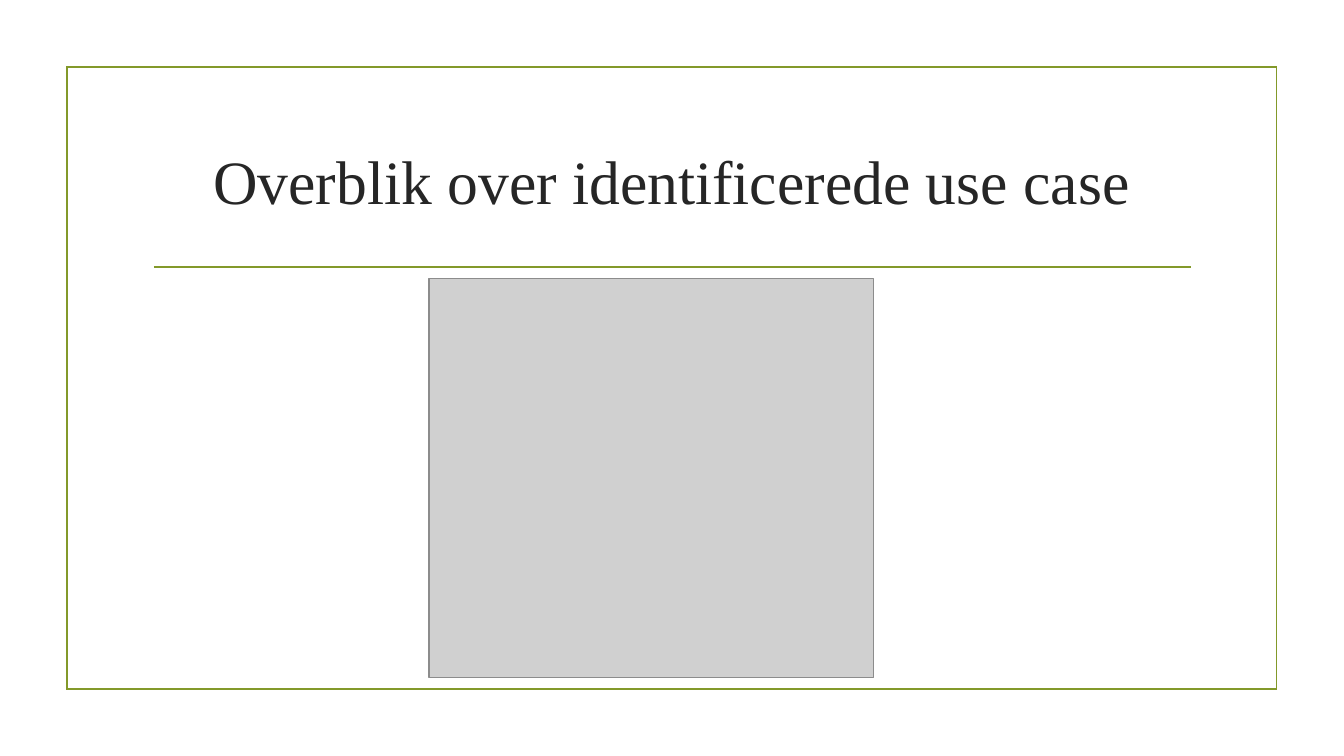
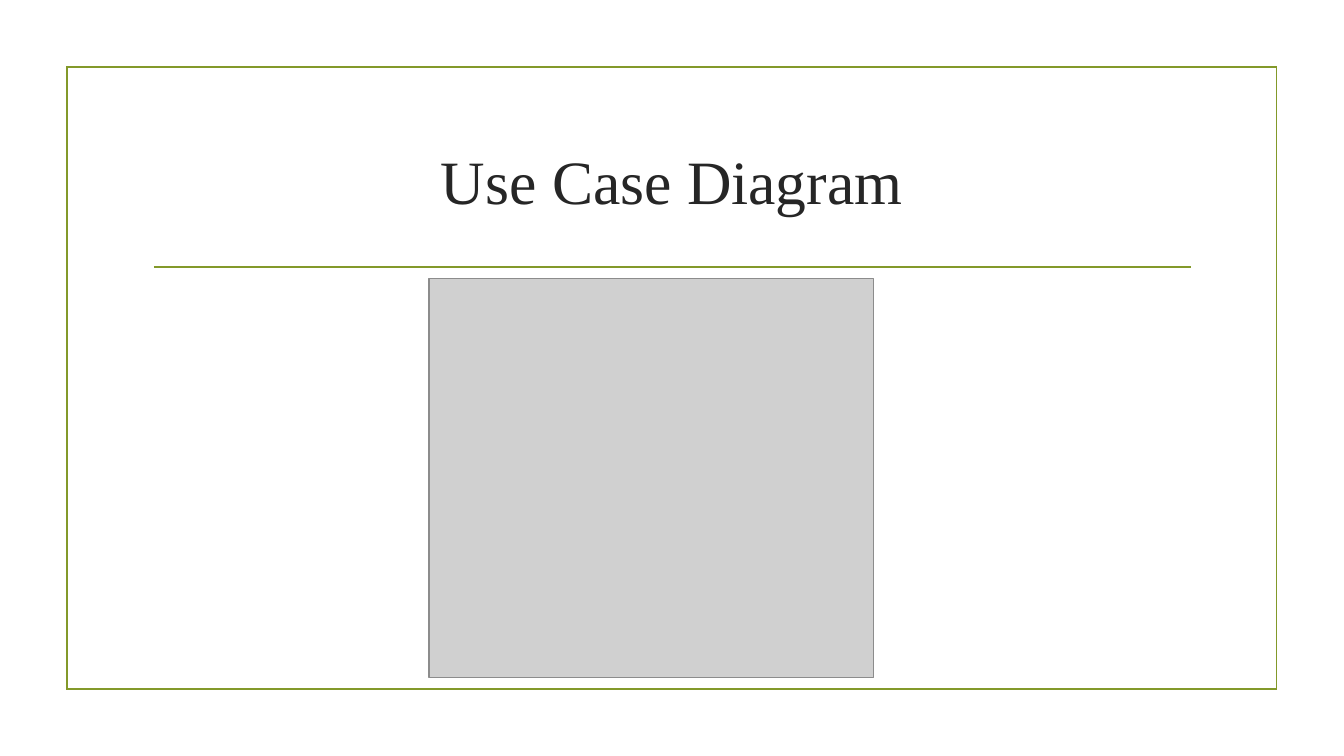
Before and after one commit to LHEKDMU14EksamensProjekt2Sem/DMU14EksamensProjekt2sem, a slide deck: slide 6 of 08-Project-Management/Milepæl A præsentation.pptx. Drawn at 1344x756 pixels with LibreOffice and Linux fonts; fonts in the diff are those of the drawing; grey boxes stand for pictures; background and template pictures are left out. Boxes give left, top, right and bottom in pixels: in the first picture for what was removed or moved away, otherwise in the second. Text is boxed around its words. In the diff, an @@ line names an element or a change of style, - is before the commit and + after.

```diff
--- a/08-Project-Management/Milepæl A præsentation.pptx
+++ b/08-Project-Management/Milepæl A præsentation.pptx
@@ title at [441,163,902,216]: text changed @@
-Overblik over identificerede use case
+Use Case Diagram
```
Also in this commit, not shown: 3 other slides changed.
